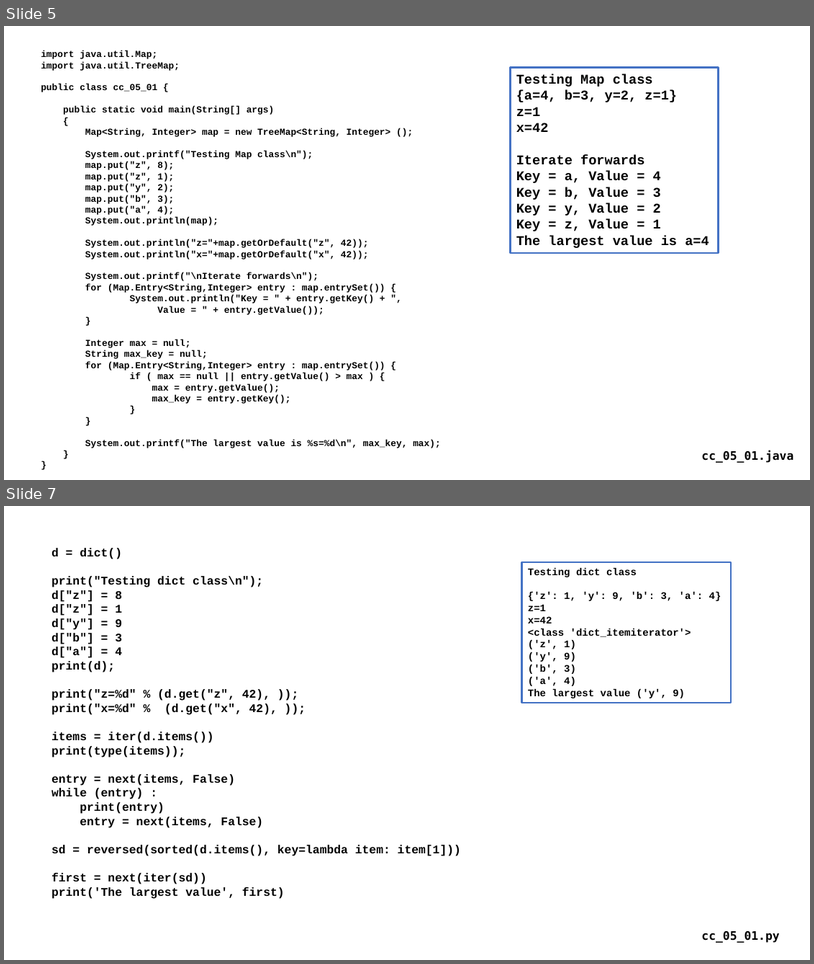
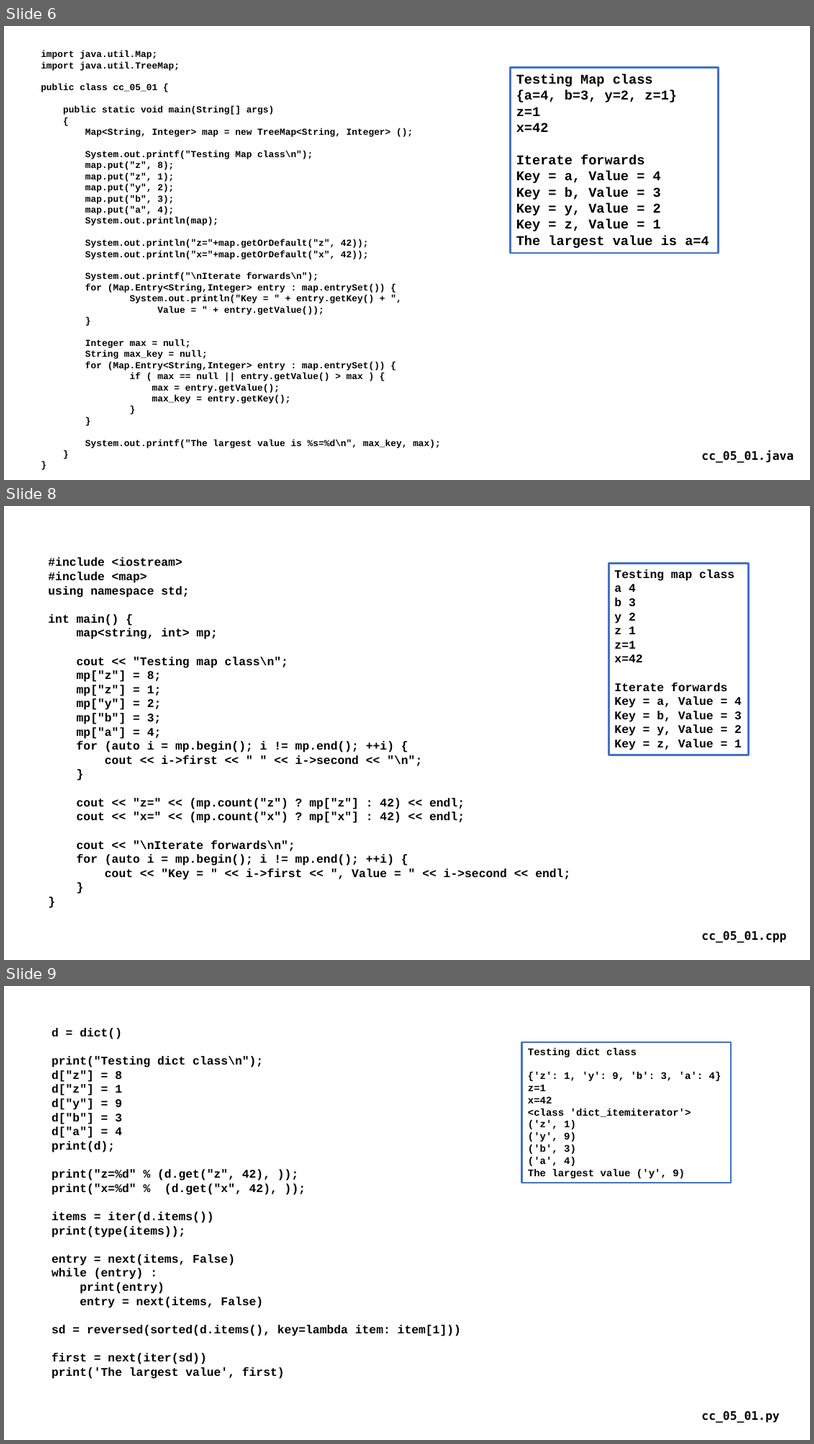
Before and after one commit to csev/cc4e, a slide deck: lectures/CC-04-Maps.pptx. Shown one above the other, each under a label of ours: slides 5 and 7 before the commit, slides 6, 8 and 9 after it; the slides between them are not shown. The pictures are 814x964 and 814x1444 pixels, drawn with LibreOffice and Linux fonts; fonts in the diff are those of the drawing. Boxes give left, top, right and bottom in pixels: in the first picture for what was removed or moved away, otherwise in the second. Text is boxed around its words. In the diff, an @@ line names an element or a change of style, - is before the commit and + after.

```diff
--- a/lectures/CC-04-Maps.pptx
+++ b/lectures/CC-04-Maps.pptx
@@ slide 8 added at <box>4,506,810,960</box>, background #FFFFFF @@
@@ text added at <box>48,557,571,880</box>, 14 pt, text #000000, bold @@
+#include <iostream>
+#include <map>
+using namespace std;
+int main() {
+map<string, int> mp;
+cout << "Testing map class\n";
+mp["z"] = 8;
+mp["z"] = 1;
+mp["y"] = 2;
+mp["b"] = 3;
+mp["a"] = 4;
+for (auto i = mp.begin(); i != mp.end(); ++i) {
+cout << i->first << " " << i->second << "\n";
+}
+cout << "z=" << (mp.count("z") ? mp["z"] : 42) << endl;
+cout << "x=" << (mp.count("x") ? mp["x"] : 42) << endl;
+cout << "\nIterate forwards\n";
+for (auto i = mp.begin(); i != mp.end(); ++i) {
+cout << "Key = " << i->first << ", Value = " << i->second << endl;
+}
+}
@@ rectangle added at <box>609,564,749,754</box>, outline #4472C4 2.25 pt, 14 pt, text #000000, bold @@
+Testing map class
+a 4
+b 3
+y 2
+z 1
+z=1
+x=42
+Iterate forwards
+Key = a, Value = 4
+Key = b, Value = 3
+Key = y, Value = 2
+Key = z, Value = 1
@@ text added at <box>702,931,787,942</box>, 14 pt, text #000000, bold @@
+cc_05_01.cpp
@@ what was slide 5 is now slide 6 @@
@@ what was slide 7 is now slide 9 @@
```
Also in this commit, not shown: 1 other slide added, 1 other file.
